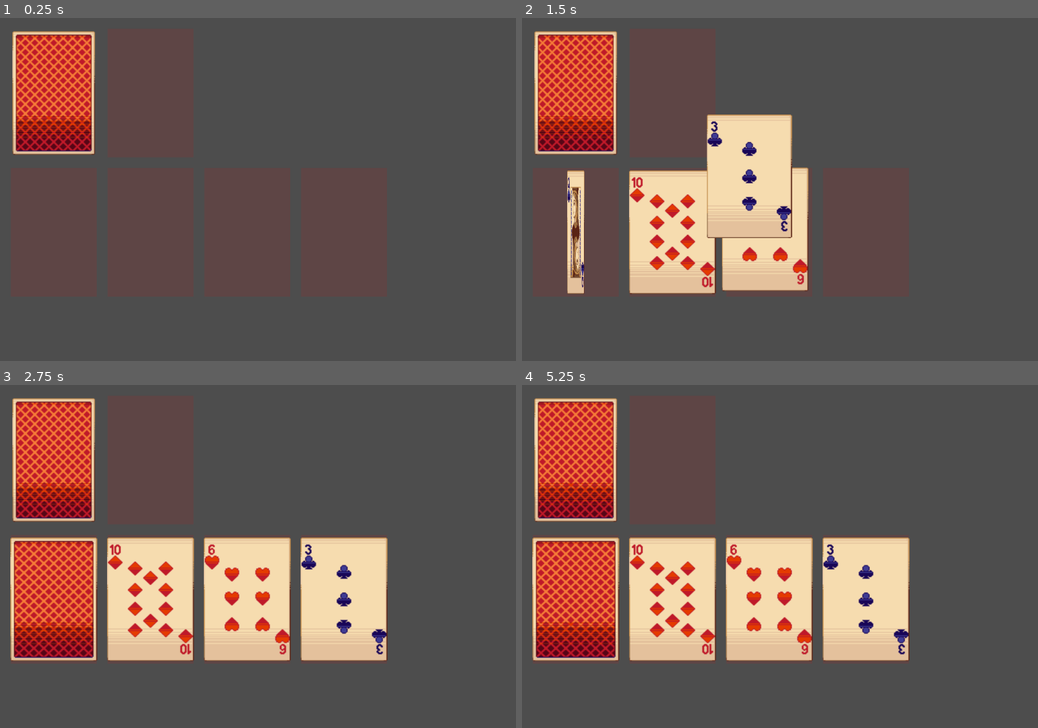
Above: before the commit, frames 1-4 (two rows, left to right).
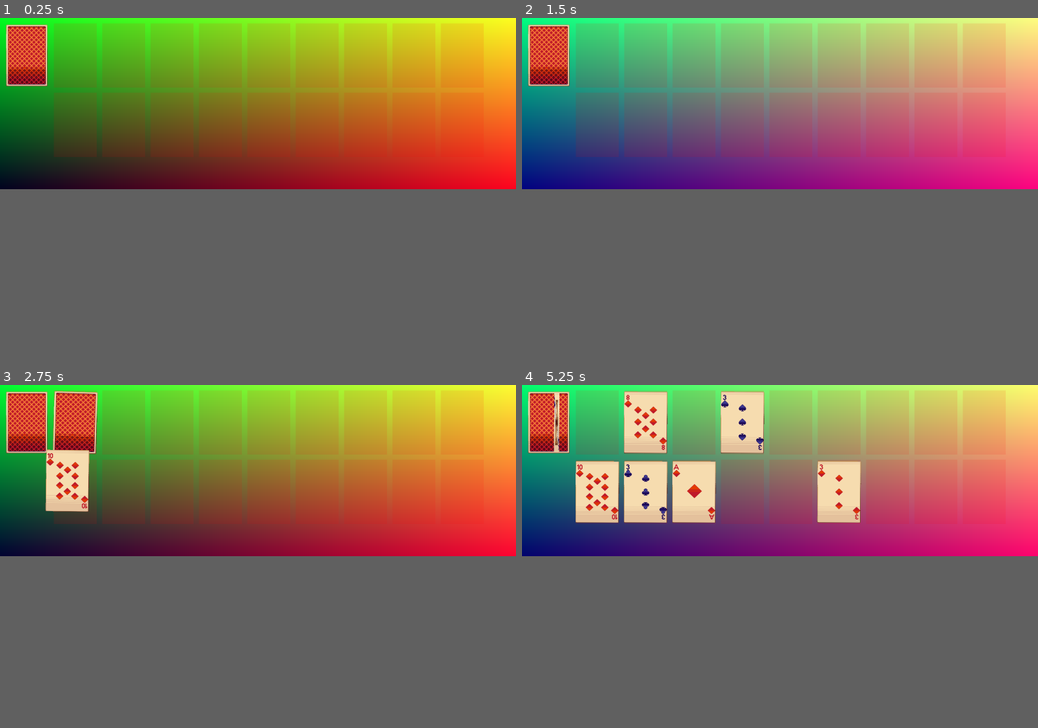
Above: after the commit, the same moments.

Repository: Ika127/green
Game: Godot game, scene res://main.tscn
The game is run twice, just before and just after one commit, with the same random seed, the same clock (stepped at 60 frames per second) and the same inputs.
Inputs (mouse positions are in pixels of both pictures, inside the frame that each line leads up to):
- Up to frame 1 (0.25 s): no input
- Up to frame 2 (1.5 s): move the mouse to (573, 93) at 0.52 s; click (573, 93) at 0.6 s; right-click (573, 93) at 0.8 s; move the mouse to (573, 230) at 1.27 s; right-click (573, 230) at 1.35 s
- Up to frame 3 (2.75 s): tap Space (ui_spacebar) at 1.55, 2.1 s; move the mouse to (149, 597) at 2.02 s; hold D (deal, bound only after the commit) from 2.03 s (still down)
- Up to frame 4 (5.25 s): move the mouse to (769, 597) at 2.77 s; release D (deal, bound only after the commit) at 2.78 s; tap D (deal, bound only after the commit) at 2.85 s; tap H (hit, bound only after the commit) at 3.05 s; move the mouse to (867, 597) at 3.52 s; hold H (hit, bound only after the commit) 3.53-4.28 s; tap S (stand, bound only after the commit) at 3.8, 4.35 s; move the mouse to (671, 460) at 4.27 s; click (671, 460) at 4.55 s; move the mouse to (573, 597) at 5.02 s; click (573, 597) at 5.1 s
The window is 800x533 before the commit and 800x266 after it. Grey fills any space a smaller window leaves; there, only what the larger window draws over its background counts as a difference.

The runs differ from the first frame. In frame 1, 50% of the frame differs, in the area x 0-100%, y 0-50%; in frame 2, 61%; in frame 3, 70%; in frame 4, 70%, in the area x 0-100%, y 0-81%.

Commit message:
added blackjack logic

Diff:
--- a/Card.gd
+++ b/Card.gd
@@ -4,7 +4,11 @@
 var target_position = null # target position of lerp interpolation animation
 var default_position = null
 var target_rotation = 0
-var rotation_degrees_step = 0
+
+var count = 0
+var increment = 1
+
+var wiggle_direction = -1
 
 var interpolation_speed = 10.0
 
@@ -43,8 +47,7 @@
 		click_timer += delta
 
 	if Input.is_action_just_pressed("ui_mouse_right") and mouse_on_card:
-		target_position = slot_instance.position
-		flip_card = true
+		pass
 
 	if Input.is_action_just_released("ui_mouse_left"):
 		move_card = false
@@ -69,15 +72,32 @@
 
 	if move_card and card_is_foreground:
 		position = get_global_mouse_position() - initial_mouse_position
-
 		target_rotation = Input.get_last_mouse_velocity().x
-
 		if target_rotation > 0:
 			rotation_degrees += 1
 		if target_rotation < 0:
 			rotation_degrees -= 1
 		rotation_degrees = clamp(rotation_degrees, -33, 33)
 		rotation_degrees *= 0.95
+	else:
+		if count <= 100 and increment == 1:
+			count += 1
+		elif count > 100 and increment == 1:
+			increment = -1
+			count -= 1
+		elif count >= -100 and increment == -1:
+			count -= 1
+		elif count < -100 and increment == -1:
+			increment = 1
+			count += 1
+		target_rotation = count
+		if target_rotation > 0:
+			rotation_degrees += 0.1
+		if target_rotation < 0:
+			rotation_degrees -= 0.1
+		rotation_degrees = clamp(rotation_degrees, -10, 10)
+		rotation_degrees *= 0.95
+
 
 	clamp_to_window()
 
--- a/Deck.gd
+++ b/Deck.gd
@@ -21,7 +21,7 @@
 				value = [10]
 			else:
 				value = [int(rank)]
-			deck.append({"texture": "card" + "-" + suit + "-" + str(rank) + ".png", "value": value, "hidden": false})
+			deck.append({"name": str(rank) + " " + suit, "texture": "card" + "-" + suit + "-" + str(rank) + ".png", "value": value, "hidden": false})
 
 func _process(_delta):
 	if Input.is_action_just_pressed("ui_mouse_left") and mouse_on_deck:
@@ -30,6 +30,9 @@
 func draw():
 	return deck.pop_back()
 
+func shuffle():
+	deck.shuffle()
+
 func _on_area_2d_mouse_entered():
 	mouse_on_deck = true
 
--- a/Main.gd
+++ b/Main.gd
@@ -4,8 +4,12 @@
 var card_scene = preload("res://card.tscn")
 var slot_scene = preload("res://slot.tscn")
 
+var card_instances = []
+
 var player_hand = []
+var dealer_hand = []
 var player_slots = []
+var dealer_slots = []
 
 var deck_instance
 
@@ -20,40 +24,35 @@
 func _ready():
 	deck_instance = deck_scene.instantiate()
 	deck_instance.position = Vector2(125, 175)
-	deck_instance.connect("draw_card", draw_card)
 	add_child(deck_instance)
 
-	for index in range(4):
+	for index in range(9):
 		var slot_instance = slot_scene.instantiate()
-		slot_instance.position = Vector2(125 + index * 225, 500)
+		slot_instance.position = Vector2(125 + (index + 1) * 225, 500)
 		add_child(slot_instance)
 		player_slots.append(slot_instance)
 
-	var slot_instance = slot_scene.instantiate()
-	slot_instance.position = Vector2(125 + 225, 175)
-	add_child(slot_instance)
-	player_slots.append(slot_instance)
-
-func draw_card():
-	for index in range(4):
-		var card_instance = card_scene.instantiate()
-		card_instance.card = deck_instance.deck.pop_back()
-		card_instance.position = deck_instance.position
+	for index in range(9):
+		var slot_instance = slot_scene.instantiate()
+		slot_instance.position = Vector2(125 + (index + 1) * 225, 175)
+		add_child(slot_instance)
+		dealer_slots.append(slot_instance)
+
+func instanciate_card(slot_instance, card):
+	var card_instance = card_scene.instantiate()
+	card_instance.card = card
+	card_instance.position = deck_instance.position
+	if not card.get("hidden"):
 		card_instance.texture = load("res://cards/" + card_instance.card.get("texture"))
-		card_instance.connect("double_click_card", double_click_card)
-		card_instance.connect("single_click_card", single_click_card)
-		card_instance.set_slot(player_slots[index])
-		add_child(card_instance)
-		player_hand.append(card_instance)
-
-		await get_tree().create_timer(0.25).timeout
-
-func _process(delta):
-	if Input.is_action_just_pressed("ui_spacebar"):
-		for index in range(4):
-				if player_slots[index].slot_card:
-					print(player_slots[index].slot_card.card)
-					print(player_slots[index].card_instance)
+	else:
+		card_instance.texture = load("res://cards/card-back2.png")
+	card_instance.connect("double_click_card", double_click_card)
+	card_instance.connect("single_click_card", single_click_card)
+	card_instance.set_slot(slot_instance)
+	add_child(card_instance)
+	await get_tree().create_timer(0.25).timeout
+	card_instances.append(card_instance)
+	return card_instance
 
 func double_click_card(card_instance):
 	selected_cards_double_click.append(card_instance)
@@ -68,13 +67,13 @@
 
 		var indicies = []
 		for card_instance in selected_cards_single_click:
-			indicies.append(player_hand.find(card_instance))
+			indicies.append(card_instances.find(card_instance))
 		indicies.sort() # find and sort indicies of the selected card in player_hand for ordering
 
 		for index in indicies:
-			player_hand[index].card_is_foreground = false
-		player_hand[indicies[-1]].card_is_foreground = true
-		player_hand[indicies[-1]].move_to_front()
+			card_instances[index].card_is_foreground = false
+		card_instances[indicies[-1]].card_is_foreground = true
+		card_instances[indicies[-1]].move_to_front()
 
 		selected_cards_single_click = []
 		single_click_helper_flag = false
@@ -91,11 +90,11 @@
 		indicies_rotated = indicies.slice(1)
 		indicies_rotated.append(indicies[0]) # right rotatate elements of list, used as new forground order
 
-		var _player_hand = player_hand.duplicate()
+		var _card_instances = card_instances.duplicate()
 		for index in range(indicies_rotated.size()):
-			player_hand[indicies[index]] = _player_hand[indicies_rotated[index]] # rearrange player hand to reflect new forground order
-
-		for card_instance in player_hand:
+			card_instances[indicies[index]] = _card_instances[indicies_rotated[index]] # rearrange player hand to reflect new forground order
+
+		for card_instance in card_instances:
 			card_instance.move_to_front() # apply new forground order
 
 		selected_cards_double_click = []
@@ -107,3 +106,153 @@
 
 func set_double_click_helper_flag_to_true():
 	double_click_helper_flag = true
+
+func print_hands(verbose=false):
+	if verbose:
+		print("Player's Hand: ", player_hand, " ", calculate_end_value(calculate_hand_value(player_hand)), " ", calculate_hand_value(player_hand))
+		print("Dealer's Hand: ", dealer_hand, " ", calculate_end_value(calculate_hand_value(dealer_hand)), " ", calculate_hand_value(dealer_hand))
+	else:
+		var player_cards = []
+		var dealer_cards = []
+
+		for card in player_hand:
+			card = card.card
+			player_cards.append(card.get("name") + " " + card.get("texture") + " " + str(card.get("value")))
+		for card in dealer_hand:
+			card = card.card
+			if card.get("hidden"):
+				dealer_cards.append("?")
+			else:
+				dealer_cards.append(card.get("name") + " " + card.get("texture") + " " + str(card.get("value")))
+
+		print("Player's Hand: ", player_cards, " ")
+		print("Dealer's Hand: ", dealer_cards, " ")
+
+func _input(event):
+	if event.is_action_pressed("deal"):
+
+		print("Deal")
+
+		await deal_card(dealer_hand, dealer_slots, true)
+		await deal_card(player_hand, player_slots)
+		await deal_card(dealer_hand, dealer_slots)
+		await deal_card(player_hand, player_slots)
+
+		if calculate_end_value(calculate_hand_value(dealer_hand)) == 21:
+
+			print("Dealer wins! Blackjack!")
+			clear()
+
+	elif event.is_action_pressed("hit"):
+		await deal_card(player_hand, player_slots)
+
+		if calculate_end_value(calculate_hand_value(player_hand)) > 21:
+
+			print("Bust! Player loses.")
+			clear()
+
+	elif event.is_action_pressed("stand"):
+
+		print("Player stands.")
+		await reveal_cards(dealer_hand)
+		await get_tree().create_timer(1).timeout
+		var above_seventeen = false
+		while not above_seventeen:
+			for value in calculate_hand_value(dealer_hand):
+				if value < 17:
+					await deal_card(dealer_hand, dealer_slots)
+				else:
+					above_seventeen = true
+
+		var player_value = calculate_end_value(calculate_hand_value(player_hand))
+		var dealer_value = calculate_end_value(calculate_hand_value(dealer_hand))
+
+		if dealer_value > 21 or (player_value <= 21 and player_value > dealer_value):
+
+			print("Player wins! ")
+			clear()
+
+		elif player_value == dealer_value:
+
+			print("Push! Bets are returned. ")
+			clear()
+
+		else:
+
+			print("Dealer wins! ")
+			clear()
+
+
+func shuffle_deck():
+	deck_instance.shuffle()
+
+
+func reveal_cards(hand):
+	for card in hand:
+		if card.card["hidden"]:
+			card.flip_card = true
+		card.card["hidden"] = false
+
+
+
+func deal_card(hand, slots, hidden=false):
+	var card = deck_instance.draw()
+	card["hidden"] = hidden
+	hand.append(await instanciate_card(slots[hand.size()], card))
+	print_hands(false)
+	await get_tree().create_timer(0.25).timeout
+
+func calculate_combinations(lists, result = [], current_combination = [], current_index = 0):
+	if current_index == lists.size():
+		result.append(current_combination)
+	else:
+		var current_list = lists[current_index]
+		for element in current_list:
+			calculate_combinations(lists, result, current_combination + [element], current_index + 1)
+	return result
+
+
+func calculate_hand_value(hand):
+	var card_values = []
+	var result = []
+
+	for card in hand:
+		card = card.card
+		card_values.append(card.get("value"))
+
+	for possible_value_combination in calculate_combinations(card_values):
+		var sum = 0
+		for card_value in possible_value_combination:
+			sum += card_value
+		result.append(sum)
+
+	return result
+
+
+func clear():
+	await get_tree().create_timer(1).timeout
+	if deck_instance.deck.size() < 13:
+		shuffle_deck()
+		print("Deck shuffled")
+	dealer_hand.clear()
+	player_hand.clear()
+	for card in card_instances:
+		card.target_position = deck_instance.position
+		card.flip_card = true
+		await get_tree().create_timer(0.25).timeout
+		card.queue_free()
+	card_instances.clear()
+
+func calculate_end_value(values):
+
+	var lowestValue = values[0]
+	for value in values:
+		if value < lowestValue:
+			lowestValue = value
+
+	var highestValue = lowestValue
+	for value in values:
+		if value <= 21 and value > highestValue:
+			highestValue = value
+
+	return highestValue
--- /dev/null
+++ b/main.gdshader
@@ -0,0 +1,9 @@
+shader_type canvas_item;
+
+void fragment() {
+  float animation_speed = 1.0;  // Adjust animation speed if needed
+  float repeat_interval = 1.0;  // Adjust repeat interval if needed
+
+  float animated_time = abs(sin(TIME * animation_speed)) * repeat_interval;
+  COLOR = vec4(UV, 0.5 * animated_time, 1.0);
+}
--- a/main.tscn
+++ b/main.tscn
@@ -1,6 +1,19 @@
-[gd_scene load_steps=2 format=3 uid="uid://bigviavg1emxc"]
+[gd_scene load_steps=5 format=3 uid="uid://bigviavg1emxc"]
 
 [ext_resource type="Script" path="res://Main.gd" id="1_hqsij"]
+[ext_resource type="Shader" path="res://main.gdshader" id="2_qc8ys"]
+
+[sub_resource type="ShaderMaterial" id="ShaderMaterial_u11y5"]
+shader = ExtResource("2_qc8ys")
+
+[sub_resource type="QuadMesh" id="QuadMesh_t5ewb"]
+size = Vector2(2400, 800)
 
 [node name="Main" type="Node2D"]
 script = ExtResource("1_hqsij")
+
+[node name="MeshInstance2D" type="MeshInstance2D" parent="."]
+material = SubResource("ShaderMaterial_u11y5")
+position = Vector2(1199.7, 400.34)
+scale = Vector2(1.00775, 1.01665)
+mesh = SubResource("QuadMesh_t5ewb")
--- a/project.godot
+++ b/project.godot
@@ -17,7 +17,7 @@
 
 [display]
 
-window/size/viewport_width=1200
+window/size/viewport_width=2400
 window/size/viewport_height=800
 
 [input]
@@ -37,3 +37,18 @@
 "events": [Object(InputEventKey,"resource_local_to_scene":false,"resource_name":"","device":-1,"window_id":0,"alt_pressed":false,"shift_pressed":false,"ctrl_pressed":false,"meta_pressed":false,"pressed":false,"keycode":0,"physical_keycode":32,"key_label":0,"unicode":32,"echo":false,"script":null)
 ]
 }
+deal={
+"deadzone": 0.5,
+"events": [Object(InputEventKey,"resource_local_to_scene":false,"resource_name":"","device":-1,"window_id":0,"alt_pressed":false,"shift_pressed":false,"ctrl_pressed":false,"meta_pressed":false,"pressed":false,"keycode":0,"physical_keycode":68,"key_label":0,"unicode":100,"echo":false,"script":null)
+]
+}
+stand={
+"deadzone": 0.5,
+"events": [Object(InputEventKey,"resource_local_to_scene":false,"resource_name":"","device":-1,"window_id":0,"alt_pressed":false,"shift_pressed":false,"ctrl_pressed":false,"meta_pressed":false,"pressed":false,"keycode":0,"physical_keycode":83,"key_label":0,"unicode":115,"echo":false,"script":null)
+]
+}
+hit={
+"deadzone": 0.5,
+"events": [Object(InputEventKey,"resource_local_to_scene":false,"resource_name":"","device":-1,"window_id":0,"alt_pressed":false,"shift_pressed":false,"ctrl_pressed":false,"meta_pressed":false,"pressed":false,"keycode":0,"physical_keycode":72,"key_label":0,"unicode":104,"echo":false,"script":null)
+]
+}
